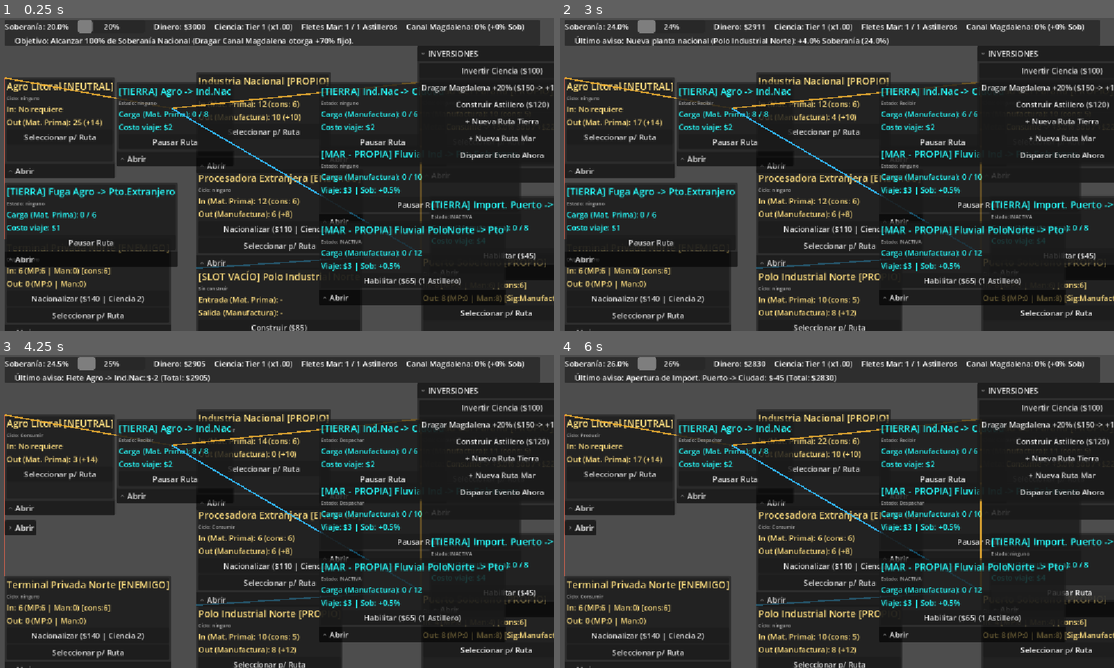
Above: before the commit, frames 1-4 (two rows, left to right).
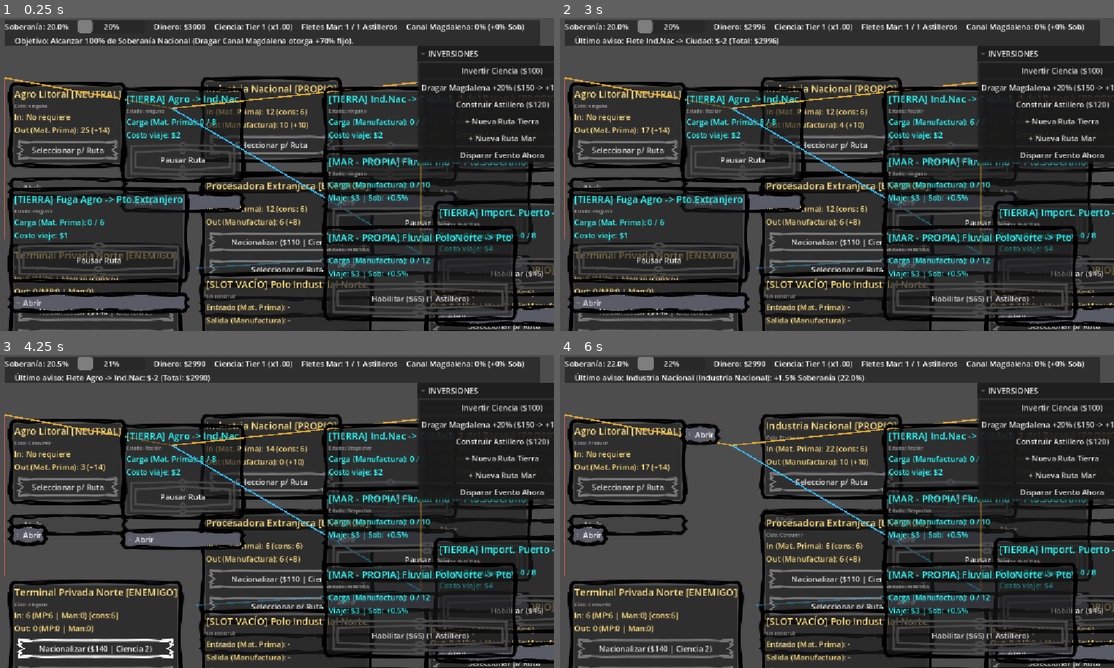
Above: after the commit, the same moments.

Repository: Jipilucas/Parana_jam_ctapo
Game: Godot game, scene res://Gestores/TestScene.tscn
Two runs of this game, one before a commit and one after it. Both use one fixed random seed, a clock stepped at 60 frames per second and the inputs below. This scene is started directly instead of the project's main scene.
Inputs (mouse positions are in pixels of both pictures, inside the frame that each line leads up to):
- Up to frame 1 (0.25 s): no input
- Up to frame 2 (3 s): click "Seleccionar p/ Ruta" at 0.5 s; click (609, 233) at 1.27 s; click "Nacionalizar ($110 | Ciencia …" at 2 s; click (837, 327) at 2.75 s, where only the run before the commit has a clickable "Construir ($85)"
- Up to frame 3 (4.25 s): click "Nacionalizar ($140 | Ciencia …" at 3.5 s
- Up to frame 4 (6 s): click "Pausar Ruta" at 4.25 s; click (737, 480) at 5 s, where only the run before the commit has a clickable "Habilitar ($30)"; click "Habilitar ($45)" at 5.75 s

The runs differ from the first frame. In frame 1, 35% of the frame differs, in the area x 0-100%, y 17-100%; in frame 2, 36%, in the area x 0-100%, y 0-100%; in frame 3, 33%; in frame 4, 34%.

Commit message:
Marcos

Diff:
--- /dev/null
+++ b/parana-da-soberano/Configs/Marco3Base/Boton_marco_2.tres
@@ -0,0 +1,59 @@
+[gd_resource type="Theme" format=3 uid="uid://bdmxsqf50jslt"]
+
+[ext_resource type="Texture2D" uid="uid://c84edh0uxyk7" path="res://Assets/marco_2.png" id="1_qreb2"]
+
+[sub_resource type="StyleBoxTexture" id="StyleBoxTexture_06x1j"]
+texture = ExtResource("1_qreb2")
+texture_margin_left = 25.0
+texture_margin_top = 15.0
+texture_margin_right = 25.0
+texture_margin_bottom = 15.0
+modulate_color = Color(8.288057, 8.288057, 8.288057, 0.28235295)
+
+[sub_resource type="StyleBoxTexture" id="StyleBoxTexture_q7lqk"]
+texture = ExtResource("1_qreb2")
+texture_margin_left = 25.0
+texture_margin_top = 15.0
+texture_margin_right = 25.0
+texture_margin_bottom = 15.0
+axis_stretch_horizontal = 2
+axis_stretch_vertical = 2
+
+[sub_resource type="StyleBoxTexture" id="StyleBoxTexture_whox4"]
+texture = ExtResource("1_qreb2")
+texture_margin_left = 25.0
+texture_margin_top = 15.0
+texture_margin_right = 25.0
+texture_margin_bottom = 15.0
+axis_stretch_horizontal = 2
+axis_stretch_vertical = 2
+modulate_color = Color(15.246237, 15.246237, 15.246237, 1)
+
+[sub_resource type="StyleBoxTexture" id="StyleBoxTexture_gxrb3"]
+texture = ExtResource("1_qreb2")
+texture_margin_left = 25.0
+texture_margin_top = 15.0
+texture_margin_right = 25.0
+texture_margin_bottom = 15.0
+axis_stretch_horizontal = 2
+axis_stretch_vertical = 2
+modulate_color = Color(0.022964265, 0.022964265, 0.022964265, 1)
+
+[sub_resource type="StyleBoxTexture" id="StyleBoxTexture_kgmht"]
+texture = ExtResource("1_qreb2")
+texture_margin_left = 25.0
+texture_margin_top = 15.0
+texture_margin_right = 25.0
+texture_margin_bottom = 15.0
+axis_stretch_horizontal = 1
+axis_stretch_vertical = 1
+modulate_color = Color(0.056600068, 0.056600068, 0.056600068, 0.76862746)
+
+[resource]
+Button/styles/disabled = SubResource("StyleBoxTexture_06x1j")
+Button/styles/focus = SubResource("StyleBoxTexture_q7lqk")
+Button/styles/hover = SubResource("StyleBoxTexture_whox4")
+Button/styles/normal = SubResource("StyleBoxTexture_q7lqk")
+Button/styles/pressed = SubResource("StyleBoxTexture_gxrb3")
+CheckBox/styles/hover_pressed = SubResource("StyleBoxTexture_kgmht")
+CheckButton/styles/hover_pressed = SubResource("StyleBoxTexture_kgmht")
--- /dev/null
+++ b/parana-da-soberano/Configs/Marco3Base/marco_3_base.tres
@@ -0,0 +1,10 @@
+[gd_resource type="StyleBoxTexture" format=3 uid="uid://dsfisq8yhhnik"]
+
+[ext_resource type="Texture2D" uid="uid://dgos2mwi2u8a6" path="res://Assets/marco_3.png" id="1_hcg2t"]
+
+[resource]
+texture = ExtResource("1_hcg2t")
+texture_margin_left = 25.0
+texture_margin_top = 25.0
+texture_margin_right = 25.0
+texture_margin_bottom = 25.0
--- /dev/null
+++ b/parana-da-soberano/Configs/Marco3Base/marco_3_hover.tres
@@ -0,0 +1,10 @@
+[gd_resource type="StyleBoxTexture" format=3 uid="uid://b7nrdehejgodh"]
+
+[ext_resource type="Texture2D" uid="uid://dgos2mwi2u8a6" path="res://Assets/marco_3.png" id="1_l7t3p"]
+
+[resource]
+texture = ExtResource("1_l7t3p")
+texture_margin_left = 25.0
+texture_margin_top = 25.0
+texture_margin_right = 25.0
+texture_margin_bottom = 25.0
--- /dev/null
+++ b/parana-da-soberano/Configs/Marco3Base/marco_3_presionado.tres
@@ -0,0 +1,10 @@
+[gd_resource type="StyleBoxTexture" format=3 uid="uid://87emb0k0q6cv"]
+
+[ext_resource type="Texture2D" uid="uid://dgos2mwi2u8a6" path="res://Assets/marco_3.png" id="1_2rg31"]
+
+[resource]
+texture = ExtResource("1_2rg31")
+texture_margin_left = 25.0
+texture_margin_top = 25.0
+texture_margin_right = 25.0
+texture_margin_bottom = 25.0
--- a/parana-da-soberano/Gestores/Comercio/Scenes/Fletes/FleteMar.tscn
+++ b/parana-da-soberano/Gestores/Comercio/Scenes/Fletes/FleteMar.tscn
@@ -118,7 +118,7 @@
 metadata/_edit_use_anchors_ = true
 
 [node name="Sprite2D" type="Sprite2D" parent="." unique_id=1417223891]
-position = Vector2(76, 266)
+position = Vector2(91, 348)
 scale = Vector2(0.44326514, 0.47590968)
 texture = ExtResource("9_q7lqk")
 metadata/_edit_group_ = true
@@ -127,10 +127,10 @@
 texture = ExtResource("10_gxrb3")
 
 [node name="Label" type="Label" parent="." unique_id=422596185]
-offset_left = 262.0
-offset_top = 233.0
-offset_right = 350.0
-offset_bottom = 301.0
+offset_left = 277.0
+offset_top = 315.0
+offset_right = 365.0
+offset_bottom = 383.0
 text = "- $10"
 label_settings = SubResource("LabelSettings_eoyjp")
 horizontal_alignment = 1
--- a/parana-da-soberano/Gestores/Comercio/Scenes/Fletes/FleteTierra.tscn
+++ b/parana-da-soberano/Gestores/Comercio/Scenes/Fletes/FleteTierra.tscn
@@ -116,7 +116,7 @@
 metadata/_edit_use_anchors_ = true
 
 [node name="Sprite2D" type="Sprite2D" parent="." unique_id=1417223891]
-position = Vector2(76, 230.00002)
+position = Vector2(76, 305)
 scale = Vector2(0.3, 0.3)
 texture = ExtResource("9_kfmjw")
 metadata/_edit_group_ = true
@@ -130,9 +130,9 @@
 
 [node name="Label" type="Label" parent="." unique_id=869565256]
 offset_left = 225.0
-offset_top = 189.0
+offset_top = 264.0
 offset_right = 313.0
-offset_bottom = 257.0
+offset_bottom = 332.0
 text = "- $10"
 label_settings = SubResource("LabelSettings_fcui0")
 horizontal_alignment = 1
--- a/parana-da-soberano/Gestores/Comercio/Scenes/LocacionesBase/Agro.tscn
+++ b/parana-da-soberano/Gestores/Comercio/Scenes/LocacionesBase/Agro.tscn
@@ -167,9 +167,9 @@
 
 [node name="Datos" parent="." unique_id=565952476 node_paths=PackedStringArray("entidad", "comandos") instance=ExtResource("8_itluf")]
 offset_left = -95.0
-offset_top = -281.0
+offset_top = -354.0
 offset_right = -95.0
-offset_bottom = -281.0
+offset_bottom = -354.0
 entidad = NodePath("..")
 comandos = NodePath("../ControladorComandos")
 metadata/_edit_use_anchors_ = true
--- a/parana-da-soberano/Gestores/Comercio/Scenes/LocacionesBase/Ciudad.tscn
+++ b/parana-da-soberano/Gestores/Comercio/Scenes/LocacionesBase/Ciudad.tscn
@@ -171,9 +171,9 @@
 
 [node name="Datos" parent="." unique_id=565952476 node_paths=PackedStringArray("entidad", "comandos") instance=ExtResource("8_osrts")]
 offset_left = -95.0
-offset_top = -266.0
+offset_top = -326.0
 offset_right = -95.0
-offset_bottom = -266.0
+offset_bottom = -326.0
 entidad = NodePath("..")
 comandos = NodePath("../ControladorComandos")
 metadata/_edit_use_anchors_ = true
--- a/parana-da-soberano/Gestores/Comercio/Scenes/LocacionesBase/Industria.tscn
+++ b/parana-da-soberano/Gestores/Comercio/Scenes/LocacionesBase/Industria.tscn
@@ -172,9 +172,9 @@
 
 [node name="Datos" parent="." unique_id=565952476 node_paths=PackedStringArray("entidad", "comandos") instance=ExtResource("8_0btxc")]
 offset_left = -95.0
-offset_top = -239.0
+offset_top = -309.0
 offset_right = -95.0
-offset_bottom = -239.0
+offset_bottom = -309.0
 entidad = NodePath("..")
 comandos = NodePath("../ControladorComandos")
 metadata/_edit_use_anchors_ = true
--- a/parana-da-soberano/Gestores/Comercio/Scenes/LocacionesBase/Puerto.tscn
+++ b/parana-da-soberano/Gestores/Comercio/Scenes/LocacionesBase/Puerto.tscn
@@ -170,9 +170,9 @@
 
 [node name="Datos" parent="." unique_id=565952476 node_paths=PackedStringArray("entidad", "comandos") instance=ExtResource("8_nqef2")]
 offset_left = -91.0
-offset_top = -260.0
+offset_top = -328.0
 offset_right = -91.0
-offset_bottom = -260.0
+offset_bottom = -328.0
 entidad = NodePath("..")
 comandos = NodePath("../ControladorComandos")
 metadata/_edit_use_anchors_ = true
--- a/parana-da-soberano/Gestores/Comercio/Scenes/productor2D.tscn
+++ b/parana-da-soberano/Gestores/Comercio/Scenes/productor2D.tscn
@@ -39,9 +39,9 @@
 
 [node name="Datos" parent="." unique_id=565952476 node_paths=PackedStringArray("entidad", "comandos") instance=ExtResource("8_2ex76")]
 offset_left = -95.0
-offset_top = -239.0
+offset_top = -337.0
 offset_right = -95.0
-offset_bottom = -239.0
+offset_bottom = -337.0
 entidad = NodePath("..")
 comandos = NodePath("../ControladorComandos")
 metadata/_edit_use_anchors_ = true
--- a/parana-da-soberano/Gestores/UI/datos-felte.tscn
+++ b/parana-da-soberano/Gestores/UI/datos-felte.tscn
@@ -1,6 +1,28 @@
 [gd_scene format=3 uid="uid://bsofv2qtgrcml"]
 
 [ext_resource type="Script" uid="uid://b7ce7kjmsqnw0" path="res://Gestores/UI_Flete.gd" id="1_d8hxv"]
+[ext_resource type="StyleBox" uid="uid://dsfisq8yhhnik" path="res://Configs/Marco3Base/marco_3_base.tres" id="2_7psdi"]
+[ext_resource type="Texture2D" uid="uid://c8770c7dkbj75" path="res://Assets/marco_1Solido.png" id="2_fkqap"]
+[ext_resource type="Texture2D" uid="uid://drcm71534rq3p" path="res://Assets/marco_1.png" id="3_3ft07"]
+[ext_resource type="StyleBox" uid="uid://87emb0k0q6cv" path="res://Configs/Marco3Base/marco_3_presionado.tres" id="3_cl3c0"]
+[ext_resource type="StyleBox" uid="uid://b7nrdehejgodh" path="res://Configs/Marco3Base/marco_3_hover.tres" id="4_fkqap"]
+
+[sub_resource type="StyleBoxTexture" id="StyleBoxTexture_tf8nk"]
+texture = ExtResource("2_fkqap")
+texture_margin_left = 20.0
+texture_margin_top = 20.0
+texture_margin_right = 20.0
+texture_margin_bottom = 20.0
+axis_stretch_horizontal = 2
+axis_stretch_vertical = 2
+modulate_color = Color(1.7461609, 1.7829057, 2.0217483, 1)
+
+[sub_resource type="StyleBoxTexture" id="StyleBoxTexture_hiph6"]
+texture = ExtResource("3_3ft07")
+texture_margin_left = 20.0
+texture_margin_top = 20.0
+texture_margin_right = 20.0
+texture_margin_bottom = 20.0
 
 [sub_resource type="LabelSettings" id="LabelSettings_icor3"]
 font_size = 20
@@ -27,6 +49,12 @@
 layout_mode = 0
 offset_right = 24.0
 offset_bottom = 32.0
+theme_override_styles/title_panel = SubResource("StyleBoxTexture_tf8nk")
+theme_override_styles/title_hover_panel = SubResource("StyleBoxTexture_tf8nk")
+theme_override_styles/title_collapsed_panel = SubResource("StyleBoxTexture_tf8nk")
+theme_override_styles/title_collapsed_hover_panel = SubResource("StyleBoxTexture_tf8nk")
+theme_override_styles/focus = SubResource("StyleBoxTexture_tf8nk")
+theme_override_styles/panel = SubResource("StyleBoxTexture_hiph6")
 title = "Abrir"
 title_position = 1
 
@@ -58,11 +86,17 @@
 
 [node name="BtnToggleRuta" type="Button" parent="FoldableContainer/PanelContainer/VBoxContainer" unique_id=1919736562]
 layout_mode = 2
+theme_override_styles/normal = ExtResource("2_7psdi")
+theme_override_styles/pressed = ExtResource("3_cl3c0")
+theme_override_styles/hover = ExtResource("4_fkqap")
 text = "Habilitar / Pausar"
 
 [node name="BtnEliminarEnemigo" type="Button" parent="FoldableContainer/PanelContainer/VBoxContainer" unique_id=1919736563]
 visible = false
 layout_mode = 2
+theme_override_styles/normal = ExtResource("2_7psdi")
+theme_override_styles/pressed = ExtResource("3_cl3c0")
+theme_override_styles/hover = ExtResource("4_fkqap")
 text = "Eliminar ($100)"
 
 [node name="TextureButton" type="TextureButton" parent="." unique_id=1890377209]
--- a/parana-da-soberano/Gestores/UI/datos.tscn
+++ b/parana-da-soberano/Gestores/UI/datos.tscn
@@ -1,6 +1,26 @@
 [gd_scene format=3 uid="uid://dgfv7uaavlrv1"]
 
 [ext_resource type="Script" uid="uid://doa67l78eprxx" path="res://Gestores/datos.gd" id="1_onage"]
+[ext_resource type="Texture2D" uid="uid://c84edh0uxyk7" path="res://Assets/marco_2.png" id="2_4eudl"]
+[ext_resource type="Texture2D" uid="uid://c8770c7dkbj75" path="res://Assets/marco_1Solido.png" id="2_hiph6"]
+[ext_resource type="Theme" uid="uid://bdmxsqf50jslt" path="res://Configs/Marco3Base/Boton_marco_2.tres" id="2_nyaal"]
+[ext_resource type="Texture2D" uid="uid://drcm71534rq3p" path="res://Assets/marco_1.png" id="2_vuu4p"]
+
+[sub_resource type="StyleBoxTexture" id="StyleBoxTexture_esxmk"]
+texture = ExtResource("2_hiph6")
+texture_margin_left = 20.0
+texture_margin_top = 20.0
+texture_margin_right = 20.0
+texture_margin_bottom = 20.0
+axis_stretch_horizontal = 1
+modulate_color = Color(1.2990143, 1.2990143, 1.2990143, 0.92941177)
+
+[sub_resource type="StyleBoxTexture" id="StyleBoxTexture_y33vu"]
+texture = ExtResource("2_vuu4p")
+texture_margin_left = 20.0
+texture_margin_top = 20.0
+texture_margin_right = 20.0
+texture_margin_bottom = 20.0
 
 [sub_resource type="LabelSettings" id="LabelSettings_nyaal"]
 font_size = 20
@@ -16,6 +36,53 @@
 [sub_resource type="LabelSettings" id="LabelSettings_vuu4p"]
 font_color = Color(1, 0.8745098, 0.5019608, 1)
 
+[sub_resource type="StyleBoxTexture" id="StyleBoxTexture_q7lqk"]
+texture = ExtResource("2_4eudl")
+texture_margin_left = 25.0
+texture_margin_top = 15.0
+texture_margin_right = 25.0
+texture_margin_bottom = 15.0
+axis_stretch_horizontal = 2
+axis_stretch_vertical = 2
+
+[sub_resource type="StyleBoxTexture" id="StyleBoxTexture_gxrb3"]
+texture = ExtResource("2_4eudl")
+texture_margin_left = 25.0
+texture_margin_top = 15.0
+texture_margin_right = 25.0
+texture_margin_bottom = 15.0
+axis_stretch_horizontal = 2
+axis_stretch_vertical = 2
+modulate_color = Color(0.022964265, 0.022964265, 0.022964265, 1)
+
+[sub_resource type="StyleBoxTexture" id="StyleBoxTexture_whox4"]
+texture = ExtResource("2_4eudl")
+texture_margin_left = 25.0
+texture_margin_top = 15.0
+texture_margin_right = 25.0
+texture_margin_bottom = 15.0
+axis_stretch_horizontal = 2
+axis_stretch_vertical = 2
+modulate_color = Color(15.246237, 15.246237, 15.246237, 1)
+
+[sub_resource type="StyleBoxTexture" id="StyleBoxTexture_kgmht"]
+texture = ExtResource("2_4eudl")
+texture_margin_left = 25.0
+texture_margin_top = 15.0
+texture_margin_right = 25.0
+texture_margin_bottom = 15.0
+axis_stretch_horizontal = 1
+axis_stretch_vertical = 1
+modulate_color = Color(0.056600068, 0.056600068, 0.056600068, 0.76862746)
+
+[sub_resource type="StyleBoxTexture" id="StyleBoxTexture_06x1j"]
+texture = ExtResource("2_4eudl")
+texture_margin_left = 25.0
+texture_margin_top = 15.0
+texture_margin_right = 25.0
+texture_margin_bottom = 15.0
+modulate_color = Color(8.288057, 8.288057, 8.288057, 0.28235295)
+
 [node name="Datos-empresa" type="Control" unique_id=565952476]
 layout_mode = 3
 anchors_preset = 0
@@ -29,6 +96,12 @@
 offset_right = 190.0
 offset_bottom = 208.0
 tooltip_text = "Indica los datos de la entidad."
+theme_override_styles/title_panel = SubResource("StyleBoxTexture_esxmk")
+theme_override_styles/title_hover_panel = SubResource("StyleBoxTexture_esxmk")
+theme_override_styles/title_collapsed_panel = SubResource("StyleBoxTexture_esxmk")
+theme_override_styles/title_collapsed_hover_panel = SubResource("StyleBoxTexture_esxmk")
+theme_override_styles/focus = SubResource("StyleBoxTexture_esxmk")
+theme_override_styles/panel = SubResource("StyleBoxTexture_y33vu")
 title = "Abrir"
 title_position = 1
 
@@ -60,18 +133,26 @@
 
 [node name="BtnAccionSlot" type="Button" parent="FoldableContainer/PanelContainer/VBoxContainer" unique_id=712839101]
 layout_mode = 2
+theme = ExtResource("2_nyaal")
+theme_override_styles/normal = SubResource("StyleBoxTexture_q7lqk")
+theme_override_styles/pressed = SubResource("StyleBoxTexture_gxrb3")
+theme_override_styles/hover = SubResource("StyleBoxTexture_whox4")
+theme_override_styles/hover_pressed = SubResource("StyleBoxTexture_kgmht")
+theme_override_styles/disabled = SubResource("StyleBoxTexture_06x1j")
+theme_override_styles/focus = SubResource("StyleBoxTexture_q7lqk")
 text = "Acción Slot"
 
 [node name="BtnConectar" type="Button" parent="FoldableContainer/PanelContainer/VBoxContainer" unique_id=712839102]
 layout_mode = 2
+theme = ExtResource("2_nyaal")
 text = "Seleccionar p/ Ruta"
 
 [node name="TextureButton" type="TextureButton" parent="." unique_id=175682073]
 layout_mode = 0
-offset_left = -3.0
-offset_top = 221.0
-offset_right = 197.0
-offset_bottom = 421.0
+offset_left = 6.0
+offset_top = 261.0
+offset_right = 231.0
+offset_bottom = 308.0
 
 [connection signal="pressed" from="FoldableContainer/PanelContainer/VBoxContainer/BtnAccionSlot" to="." method="_on_btn_accion_pressed"]
 [connection signal="pressed" from="FoldableContainer/PanelContainer/VBoxContainer/BtnConectar" to="." method="_on_btn_conectar_pressed"]
Binary file added: parana-da-soberano/Assets/marco_1.png
Not shown, added: parana-da-soberano/Assets/marco_1.png.import
Binary file added: parana-da-soberano/Assets/marco_1Solido.png
Not shown, added: parana-da-soberano/Assets/marco_1Solido.png.import
Binary file added: parana-da-soberano/Assets/marco_2.png
Not shown, added: parana-da-soberano/Assets/marco_2.png.import
Binary file added: parana-da-soberano/Assets/marco_3.png
Not shown, added: parana-da-soberano/Assets/marco_3.png.import
